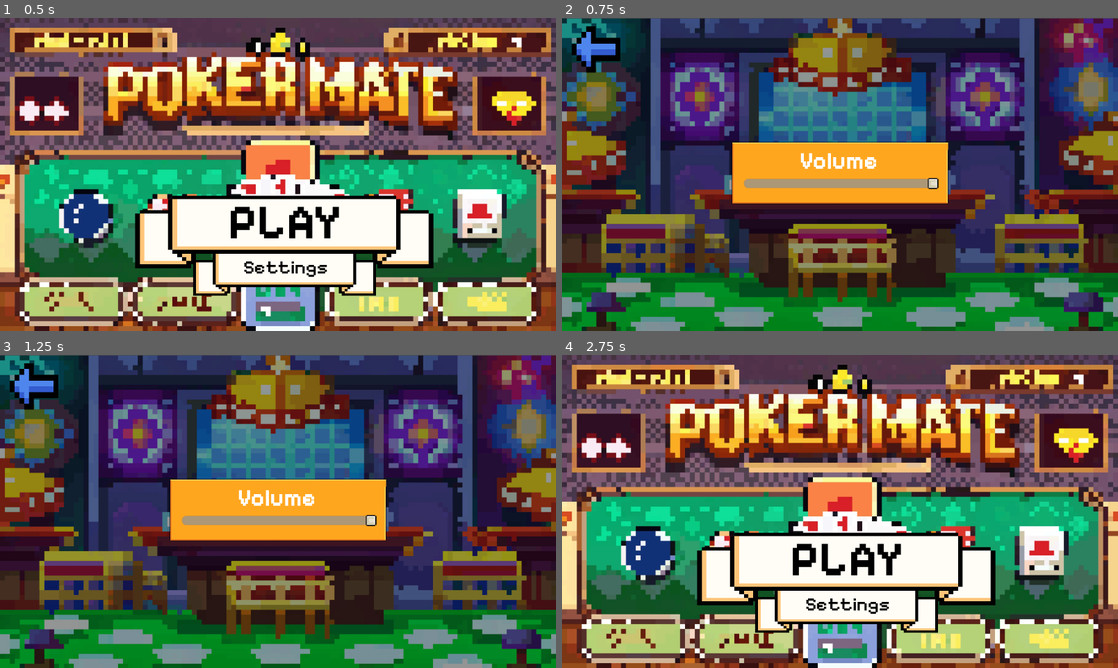
Above: before the commit, frames 1-4 (two rows, left to right).
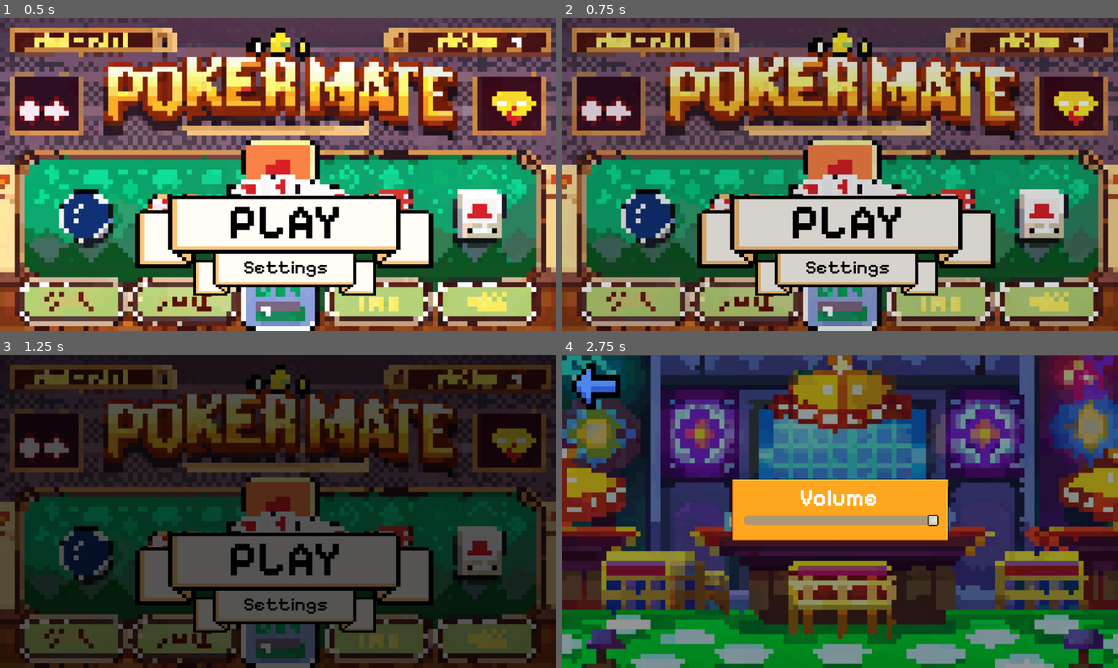
Above: after the commit, the same moments.

Repository: cesardarizaleta/pokermate
Game: Godot game, scene res://scenes/main_menu.tscn
Same seed, same stepped clock (60 frames per second), same inputs: the game is played once before the commit and once after it.
Inputs (mouse positions are in pixels of both pictures, inside the frame that each line leads up to):
- Up to frame 1 (0.5 s): no input
- Up to frame 2 (0.75 s): click "Settings" at 0.5 s
- Up to frame 3 (1.25 s): no input
- Up to frame 4 (2.75 s): click (595, 386) at 1.27 s; click (595, 386) at 2.02 s

Frame 1 is identical in both runs. In frame 2, 98% of the frame differs, in the area x 0-100%, y 0-100%; in frame 3, 96%; in frame 4, 98%.

Commit message:
Agregando Transiciones entre escenas

Diff:
--- a/project.godot
+++ b/project.godot
@@ -14,6 +14,10 @@
 run/main_scene="res://scenes/main_menu.tscn"
 config/features=PackedStringArray("4.3", "Mobile")
 
+[autoload]
+
+View="*res://scenes/transitions/View.tscn"
+
 [display]
 
 window/stretch/mode="viewport"
--- /dev/null
+++ b/scenes/transitions/View.tscn
@@ -0,0 +1,56 @@
+[gd_scene load_steps=5 format=3 uid="uid://dr8mge13v6er0"]
+
+[ext_resource type="Script" path="res://scenes/transitions/view.gd" id="1_m6v4w"]
+
+[sub_resource type="Animation" id="Animation_c4cri"]
+resource_name = "init"
+tracks/0/type = "value"
+tracks/0/imported = false
+tracks/0/enabled = true
+tracks/0/path = NodePath("ColorRect:color")
+tracks/0/interp = 1
+tracks/0/loop_wrap = true
+tracks/0/keys = {
+"times": PackedFloat32Array(0, 1),
+"transitions": PackedFloat32Array(1, 1),
+"update": 0,
+"values": [Color(0, 0, 0, 0), Color(0, 0, 0, 1)]
+}
+
+[sub_resource type="Animation" id="Animation_7wxd5"]
+length = 0.001
+tracks/0/type = "value"
+tracks/0/imported = false
+tracks/0/enabled = true
+tracks/0/path = NodePath("ColorRect:color")
+tracks/0/interp = 1
+tracks/0/loop_wrap = true
+tracks/0/keys = {
+"times": PackedFloat32Array(0),
+"transitions": PackedFloat32Array(1),
+"update": 0,
+"values": [Color(0, 0, 0, 0)]
+}
+
+[sub_resource type="AnimationLibrary" id="AnimationLibrary_nrwm1"]
+_data = {
+"RESET": SubResource("Animation_7wxd5"),
+"init": SubResource("Animation_c4cri")
+}
+
+[node name="View" type="CanvasLayer"]
+script = ExtResource("1_m6v4w")
+
+[node name="ColorRect" type="ColorRect" parent="."]
+visible = false
+anchors_preset = 15
+anchor_right = 1.0
+anchor_bottom = 1.0
+grow_horizontal = 2
+grow_vertical = 2
+color = Color(0, 0, 0, 0)
+
+[node name="AnimationPlayer" type="AnimationPlayer" parent="."]
+libraries = {
+"": SubResource("AnimationLibrary_nrwm1")
+}
--- /dev/null
+++ b/scenes/transitions/view.gd
@@ -0,0 +1,12 @@
+extends CanvasLayer
+
+func initTransition(path):
+	if(path != ""):
+		$ColorRect.show()
+		$AnimationPlayer.play('init')
+		await $AnimationPlayer.animation_finished
+		get_tree().change_scene_to_file(path)
+		$AnimationPlayer.play_backwards("init")
+		await $AnimationPlayer.animation_finished
+		$ColorRect.hide()
+	pass
--- a/scripts/back_button.gd
+++ b/scripts/back_button.gd
@@ -2,4 +2,4 @@
 
 
 func _on_pressed() -> void:
-	get_tree().change_scene_to_file("res://scenes/main_menu.tscn")
+	View.initTransition("res://scenes/main_menu.tscn")
--- a/scripts/main_menu.gd
+++ b/scripts/main_menu.gd
@@ -1,4 +1,4 @@
 extends Control
 
 func _on_texture_button_pressed() -> void:
-	get_tree().change_scene_to_file("res://scenes/options.tscn")
+	View.initTransition("res://scenes/options.tscn")
